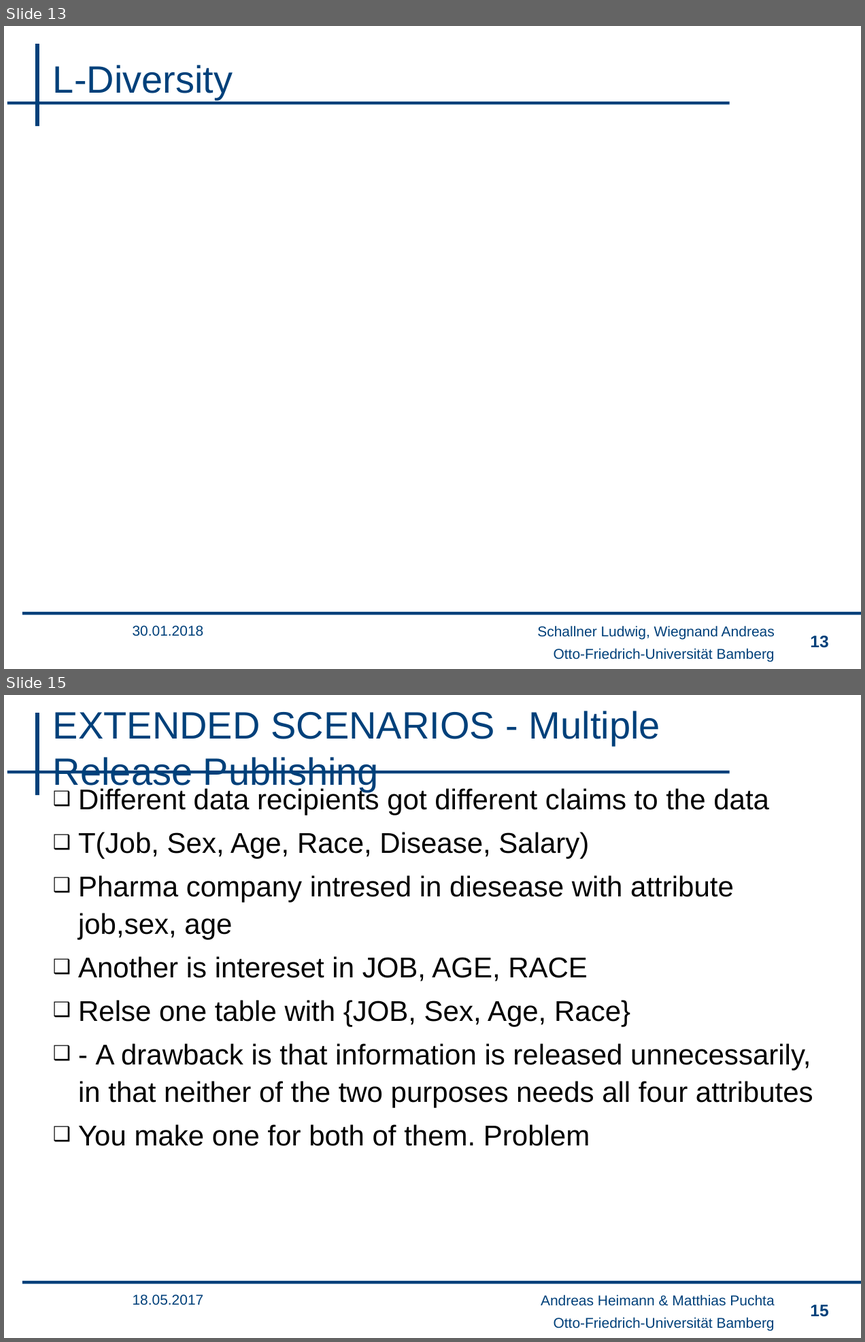
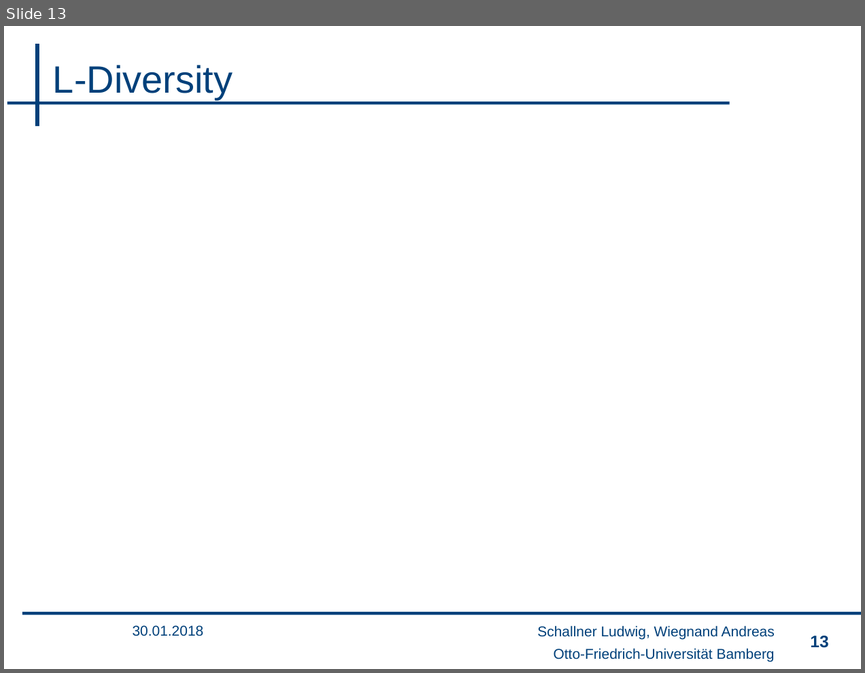
Before and after one commit to wsgan001/PSI-MSem, a slide deck: presentation/sicherheits_lu.pptx. Shown one above the other, each under a label of ours: slides 13 and 15 before the commit, slide 13 after it; the slides between them are not shown. The pictures are 865x1342 and 865x673 pixels, drawn with LibreOffice and Linux fonts; fonts in the diff are those of the drawing; grey boxes stand for pictures; background and template pictures are left out. Boxes give left, top, right and bottom in pixels: in the first picture for what was removed or moved away, otherwise in the second. Text is boxed around its words. In the diff, an @@ line names an element or a change of style, - is before the commit and + after.

```diff
--- a/presentation/sicherheits_lu.pptx
+++ b/presentation/sicherheits_lu.pptx
@@ slide 15 removed at box(4, 695, 861, 1338), background #FFFFFF; not listed: 4 template elements that a slide beside it also shows @@
@@ title removed at box(53, 711, 660, 792) @@
-EXTENDED SCENARIOS - Multiple Release Publishing
@@ text removed at box(78, 787, 813, 1146) @@
-❑ Different data recipients got different claims to the data
-❑ T(Job, Sex, Age, Race, Disease, Salary)
-❑ Pharma company intresed in diesease with attribute job,sex, age
-❑ Another is intereset in JOB, AGE, RACE
-❑ Relse one table with {JOB, Sex, Age, Race}
-❑ - A drawback is that information is released unnecessarily, in that neither of the two purposes needs all four attributes
-❑ You make one for both of them. Problem
@@ text removed at box(133, 1294, 204, 1305) @@
-18.05.2017
@@ text removed at box(541, 1294, 774, 1306) @@
-Andreas Heimann & Matthias Puchta
@@ page number removed at box(810, 1304, 828, 1317) @@
-15
```
Also in this commit, not shown: 2 slides changed, 1 slide added, 18 other slides removed.
